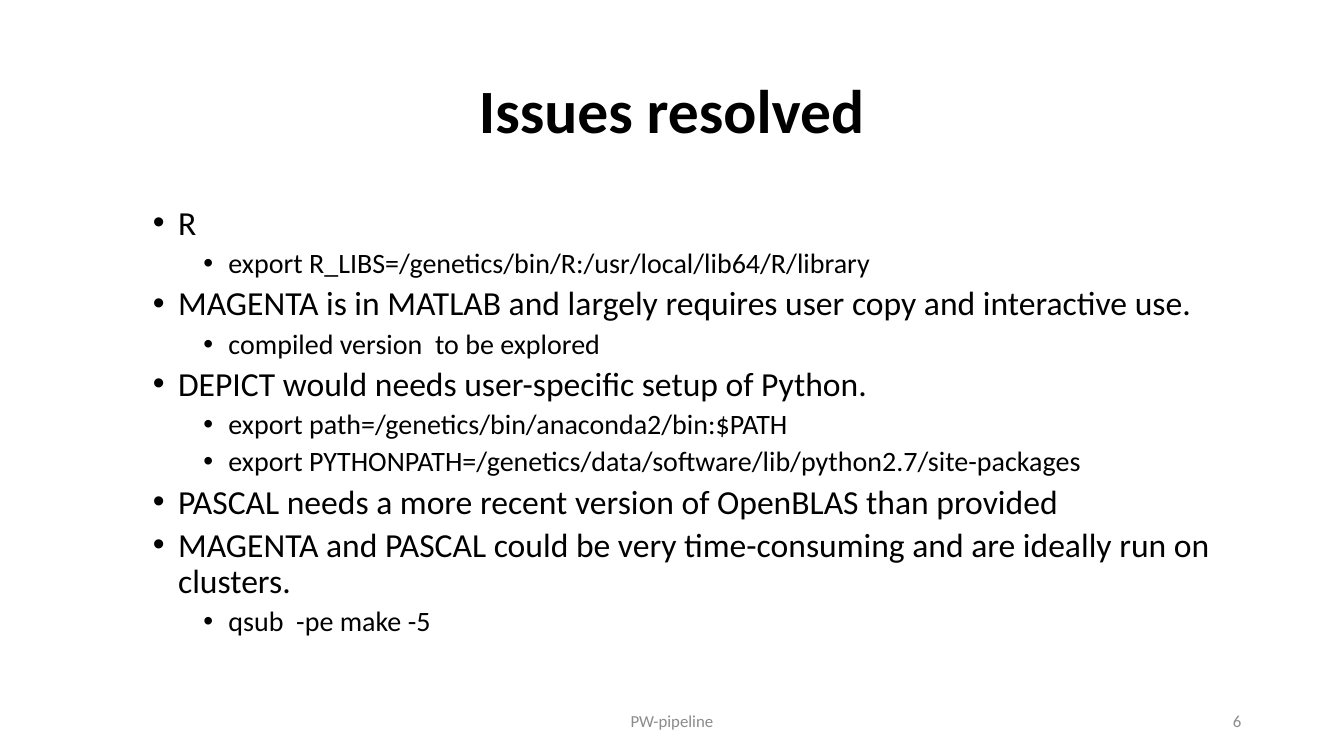
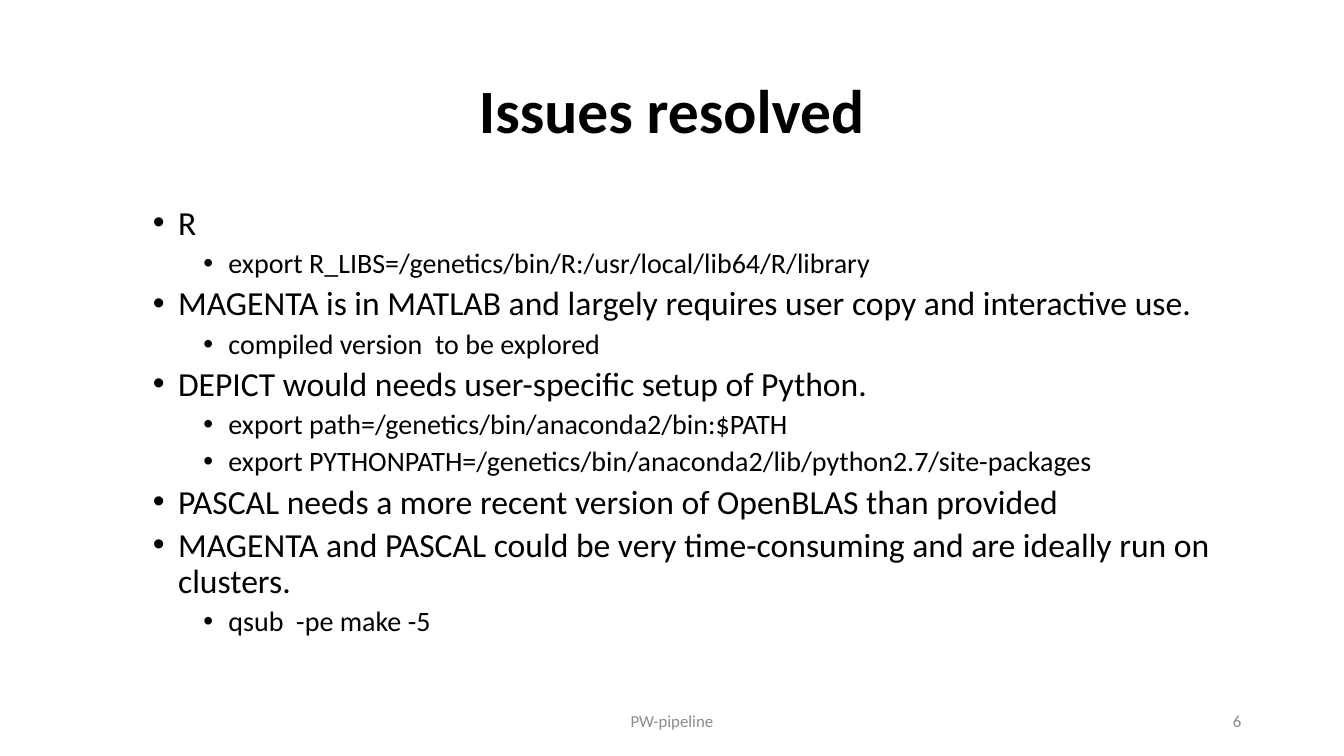
Before and after one commit to jinghuazhao/PW-pipeline, a slide deck: slide 6 of README.pptx. Drawn at 1344x756 pixels with LibreOffice and Linux fonts; fonts in the diff are those of the drawing. Boxes give left, top, right and bottom in pixels: in the first picture for what was removed or moved away, otherwise in the second. Text is boxed around its words. In the diff, an @@ line names an element or a change of style, - is before the commit and + after.

Commit message:
README

```diff
--- a/README.pptx
+++ b/README.pptx
@@ text at [228,451,1091,476]: text changed @@
-    • export PYTHONPATH=/genetics/data/software/lib/python2.7/site-packages
+    • export PYTHONPATH=/genetics/bin/anaconda2/lib/python2.7/site-packages
```
